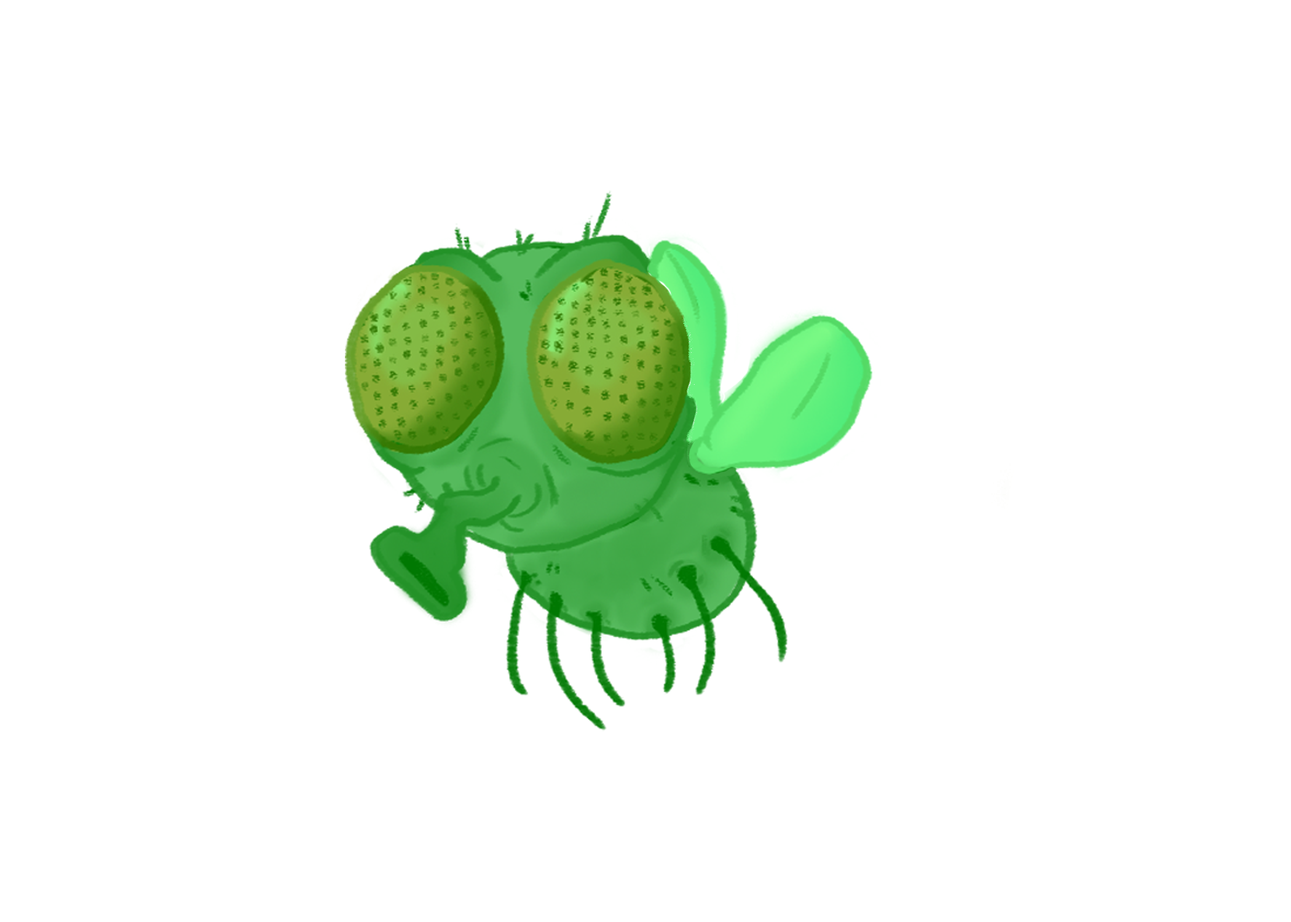
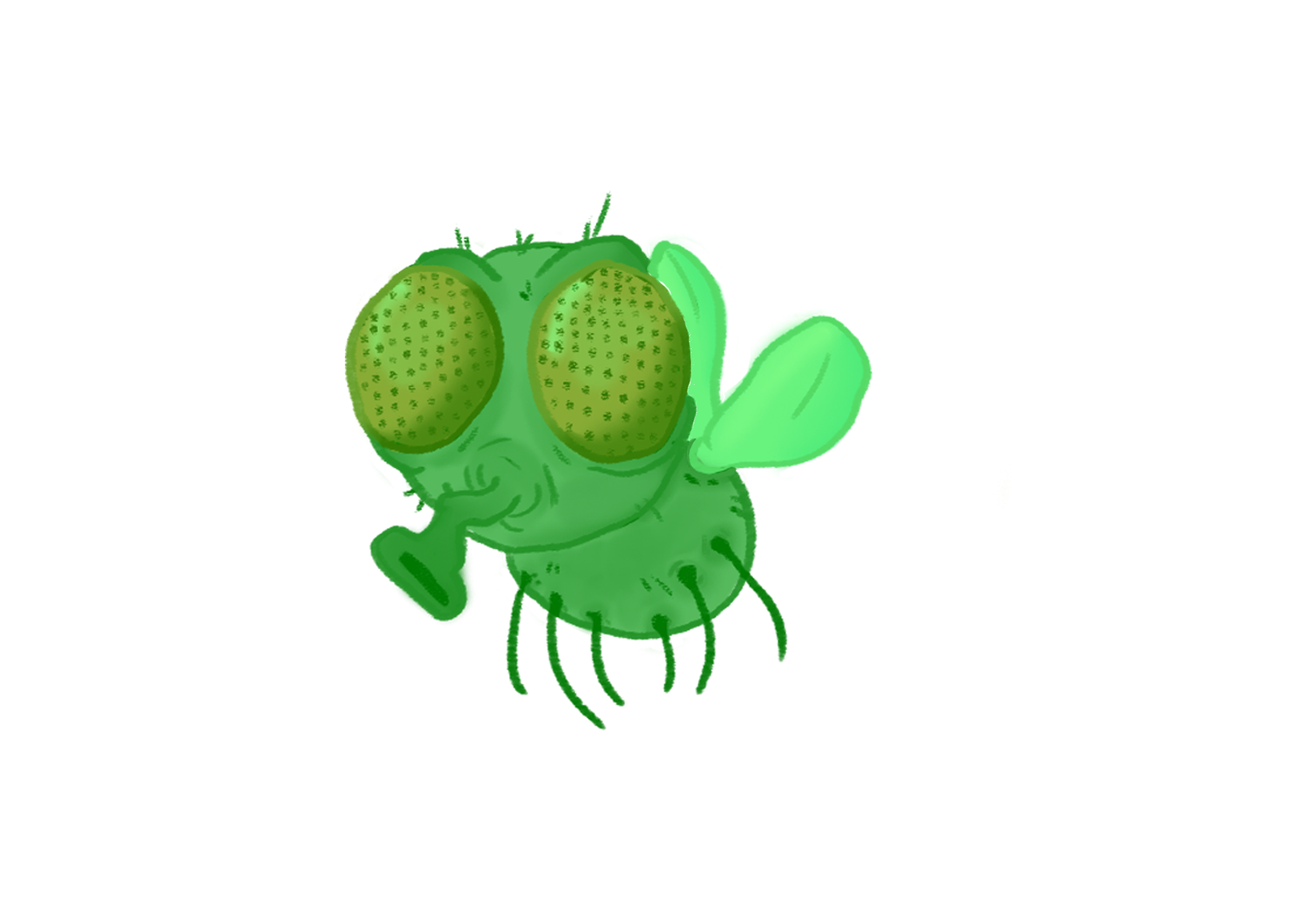
Layers edited between the first and the second 1291x922 image:
moved "puffer" above "puffer copy" over (682, 317, 699, 445)
